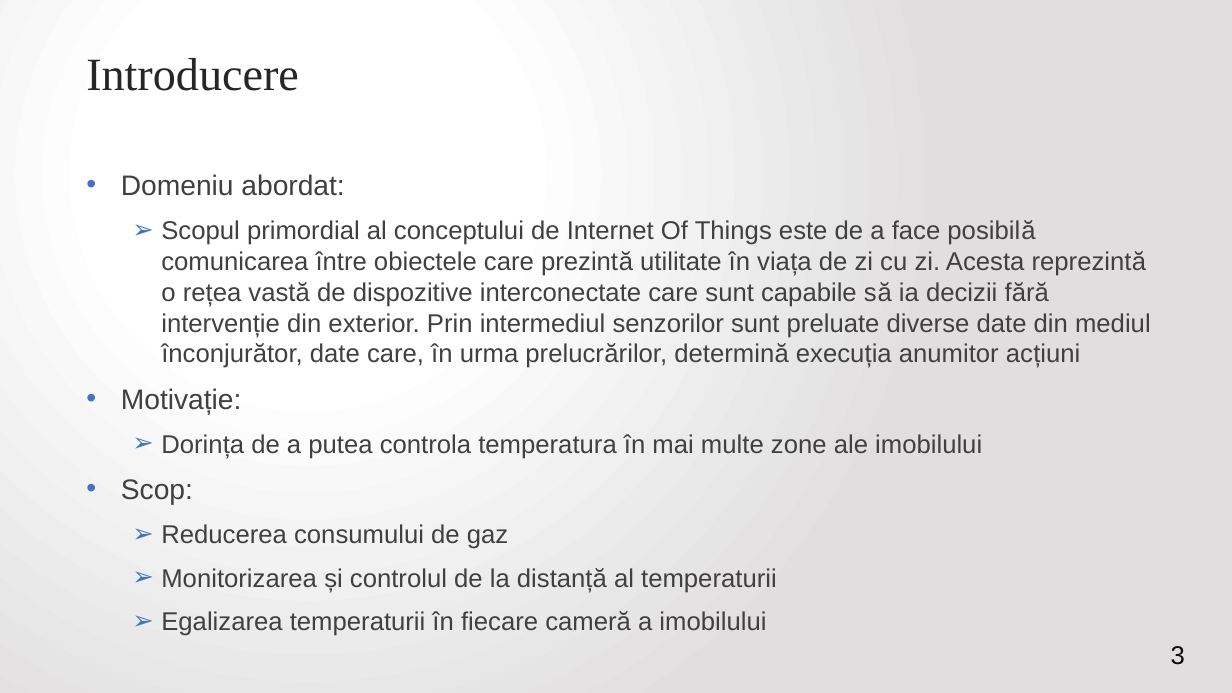
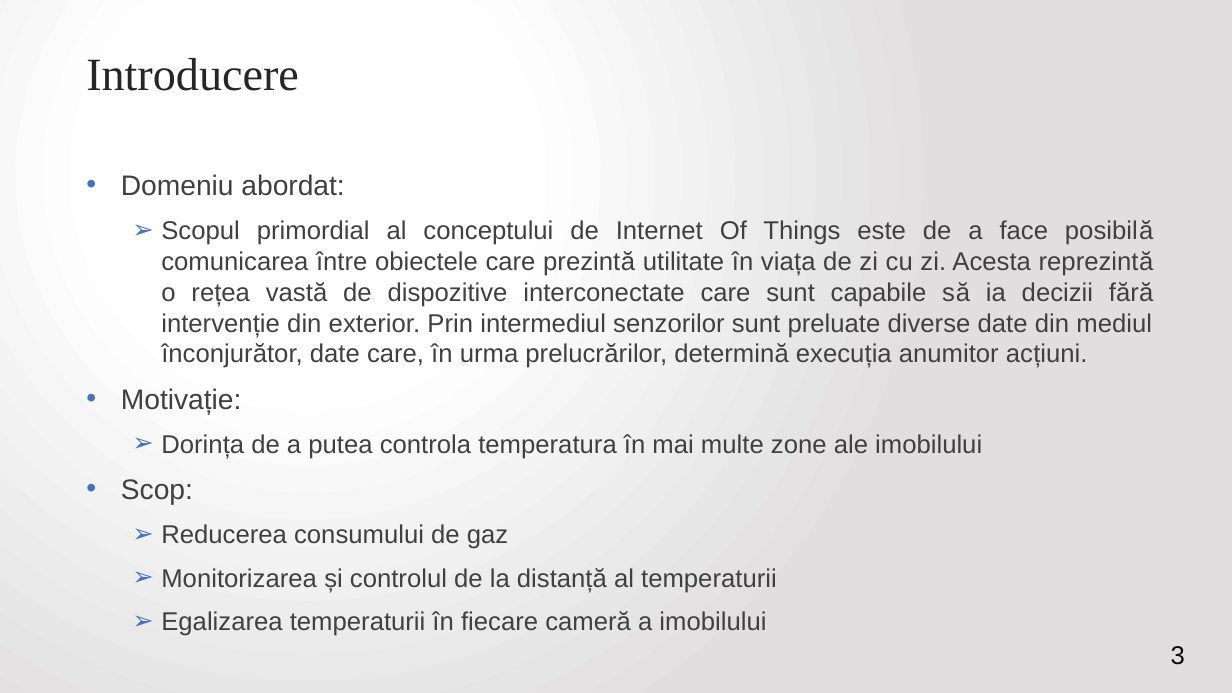
Before and after one commit to VitomirDragan/TemperatureManagement-IOT-, a slide deck: slide 3 of Prezentare/Termostat inteligent controlat printr-o aplicație web.pptx. Drawn at 1232x693 pixels with LibreOffice and Linux fonts; fonts in the diff are those of the drawing. Boxes give left, top, right and bottom in pixels: in the first picture for what was removed or moved away, otherwise in the second. Text is boxed around its words. In the diff, an @@ line names an element or a change of style, - is before the commit and + after.

```diff
--- a/Prezentare/Termostat inteligent controlat printr-o aplicație web.pptx
+++ b/Prezentare/Termostat inteligent controlat printr-o aplicație web.pptx
@@ text at [121,174,982,636]: alignment left to justified @@
@@ text at [161,220,1154,368]: text changed @@
-  ➢ Scopul primordial al conceptului de Internet Of Things este de a face posibilă comunicarea între obiectele care prezintă utilitate în viața de zi cu zi. Acesta reprezintă o rețea vastă de dispozitive interconectate care sunt capabile să ia decizii fără intervenție din exterior. Prin intermediul senzorilor sunt preluate diverse date din mediul înconjurător, date care, în urma prelucrărilor, determină execuția anumitor acțiuni
+  ➢ Scopul primordial al conceptului de Internet Of Things este de a face posibilă comunicarea între obiectele care prezintă utilitate în viața de zi cu zi. Acesta reprezintă o rețea vastă de dispozitive interconectate care sunt capabile să ia decizii fără intervenție din exterior. Prin intermediul senzorilor sunt preluate diverse date din mediul înconjurător, date care, în urma prelucrărilor, determină execuția anumitor acțiuni.
```
Also in this commit, not shown: 5 other slides changed, 4 other files.
